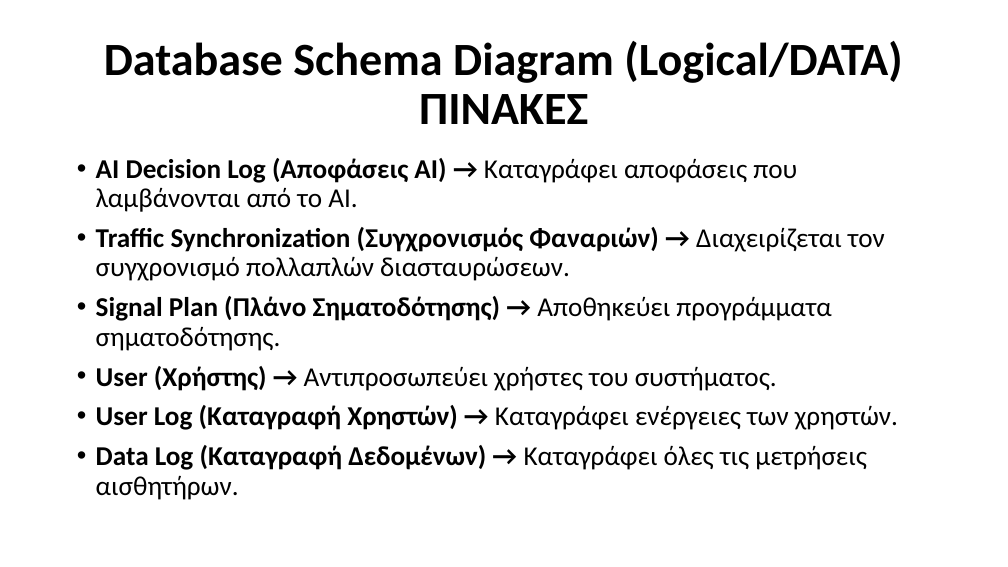
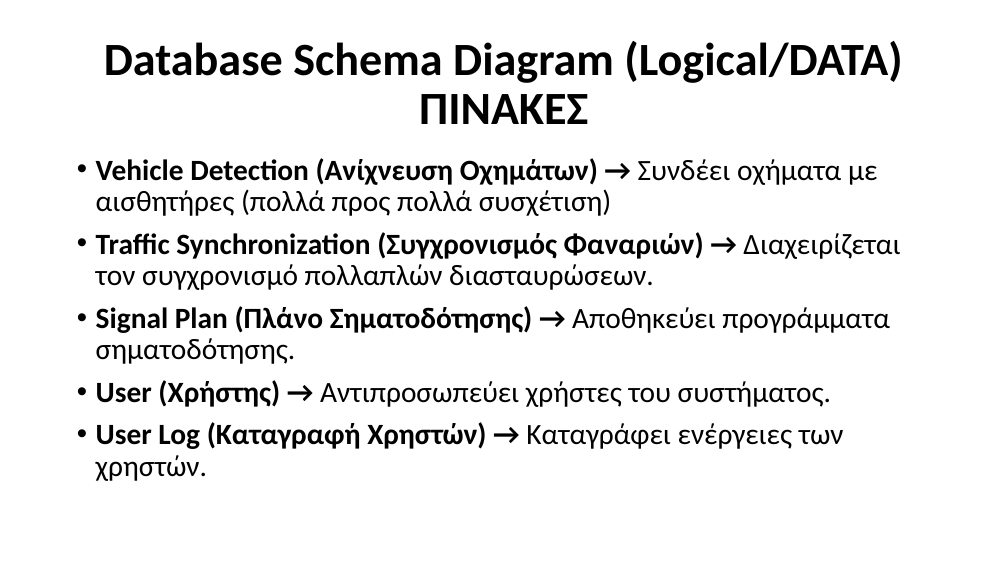
Before and after one commit to Ath21/STL_Drive, a slide deck: slide 8 of Presentation.pptx. Drawn at 1008x567 pixels with LibreOffice and Linux fonts; fonts in the diff are those of the drawing. Boxes give left, top, right and bottom in pixels: in the first picture for what was removed or moved away, otherwise in the second. Text is boxed around its words. In the diff, an @@ line names an element or a change of style, - is before the commit and + after.

```diff
--- a/Presentation.pptx
+++ b/Presentation.pptx
@@ text at <box>96,158,878,216</box>: text changed; size 25.9 to 28 pt @@
-• AI Decision Log (Αποφάσεις AI) → Καταγράφει αποφάσεις που λαμβάνονται από το AI.
+• Vehicle Detection (Ανίχνευση Οχημάτων) → Συνδέει οχήματα με αισθητήρες (πολλά προς πολλά συσχέτιση)
@@ text at <box>96,232,900,481</box>: size 25.9 to 28 pt in "Traffic Synchronization (Συγχρονισμός Φαναριών) → Διαχειρίζε ...", "Signal Plan (Πλάνο Σηματοδότησης) → Αποθηκεύει προγράμματα ...", "User (Χρήστης) → Αντιπροσωπεύει χρήστες του συστήματος.", "User Log (Καταγραφή Χρηστών) → Καταγράφει ενέργειες ..." @@
@@ text at <box>96,445,867,500</box>: paragraph removed @@
-• Data Log (Καταγραφή Δεδομένων) → Καταγράφει όλες τις μετρήσεις αισθητήρων.
```
Also in this commit, not shown: 2 other slides changed, 3 slides added.
